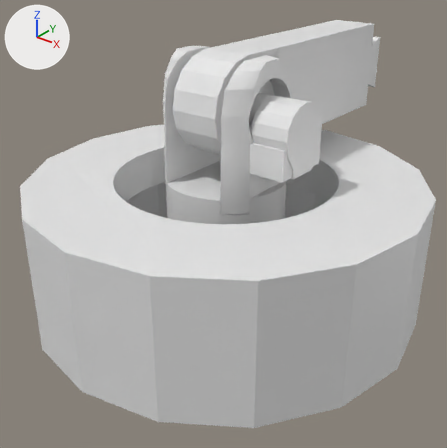
Renders of the Blender file RobotArmBaseRekame.blend from each side of a commit.
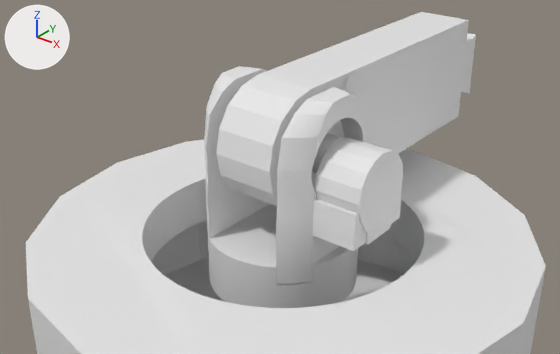
Old and new are each drawn whole from a camera (50 mm lens) standing at (179.3, -226.1, 180.3) and looking at (-2.0, 0.4, 39.9) and again close up from a camera (50 mm lens) standing at (167.6, -211.6, 219.8) and looking at (9.7, -14.1, 97.4). The lights are fixed; the arrows at upper left show +X, +Y and +Z.

The first close-up shows 'BasePart1', 'BasePart2', 'Cylinder.001', 'Cylinder.002', 'Cylinder.003', 'Cylinder.006', 'Motor.001', 'SwivelPoint'.
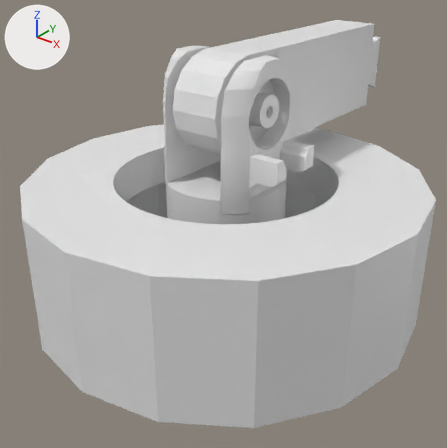
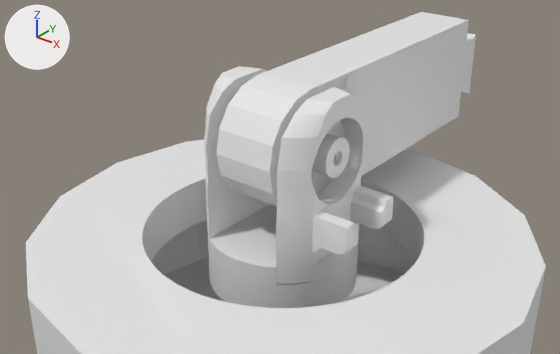
What changed in the scene script:
```text
Change me_cube_001:
    used by ob_motor_001; location = (37.5, 0.0, 97.2); rotation_euler = (0.0, -1.571, 0.0), in degrees (0, -90, 0); scale = (21.9, 21.9, 12.2)
    remove me_cube_001.from_pydata(...)  # 207 vertices, 155 faces; spans x -1.0..0.66, y -0.66..0.66, z -0.53..1.66
    add me_cube_001.from_pydata(...)  # 225 vertices, 173 faces; spans x -1.17..0.66, y -0.66..0.66, z -0.53..1.66
    me_cube_001 part 1
    8 faces are deleted
    12 vertices in x -0.85, y -0.36..0.36, z -0.53..1.01 move by (0.01, 0.0, 0.0)
    2 vertices move from x -0.85, y -0.36, z 0.69..1.01 to x -1.17, y -0.36, z 0.69..1.01
    4 vertices are added at (-0.84, -0.36, 0.69), (-0.84, -0.36, 1.01), (-1.01, -0.36, 0.69), (-1.01, -0.36, 1.01)
    14 new vertices lie (-0.17, 0.0, 0.0) away from vertices in x -1.0..-0.85, y -0.36..0.36, z -0.53..1.01
    26 new faces join them
Change me_cylinder_003:
    used by ob_cylinder_001; location = (0.0, 0.0, 73.2)
    remove me_cylinder_003.from_pydata(...)  # 1170 vertices, 1087 faces; spans x 16.7..43.3, y -24.9..24.9, z -13.2..53.9
    add me_cylinder_003.from_pydata(...)  # 887 vertices, 693 faces; spans x 16.7..40.1, y -24.9..24.9, z -13.2..53.9
    me_cylinder_003 part 2: 4 vertices moved from x 25.7..43.3, y -15.4..15.4, z 12.2..20.2 to x 25.7..40.1, y -15.4..15.4, z 12.2..16.2; 405 vertices removed from x 16.7..43.3, y -16.0..16.0, z 2.1..46.0; 122 vertices added at x 16.7..40.1, y -24.8..24.8, z -1.3..16.2
Change ob_motor_001:
    ob_motor_001.location: (37.5, 0.0, 97.2) -> (38.6, -0.1, 97.2)
    add ob_motor_001.hide_set(True)
```

Pixel boxes (x1, y1, x2, y2) of what changed, in the close-ups (560 x 354 px):
'Cylinder.001', reshaped (7% narrower): before (276, 87, 402, 284); after (276, 87, 393, 284)
'Motor.001', hidden: before (314, 137, 403, 245)
part 1 of me_cube_001, built on: before (364, 224, 391, 245)
part 2 of me_cylinder_003, cut back: before (308, 100, 402, 256)
'SwivelPoint', unchanged, uncovered by the edit: before (312, 133, 342, 173); after (312, 133, 350, 178)
